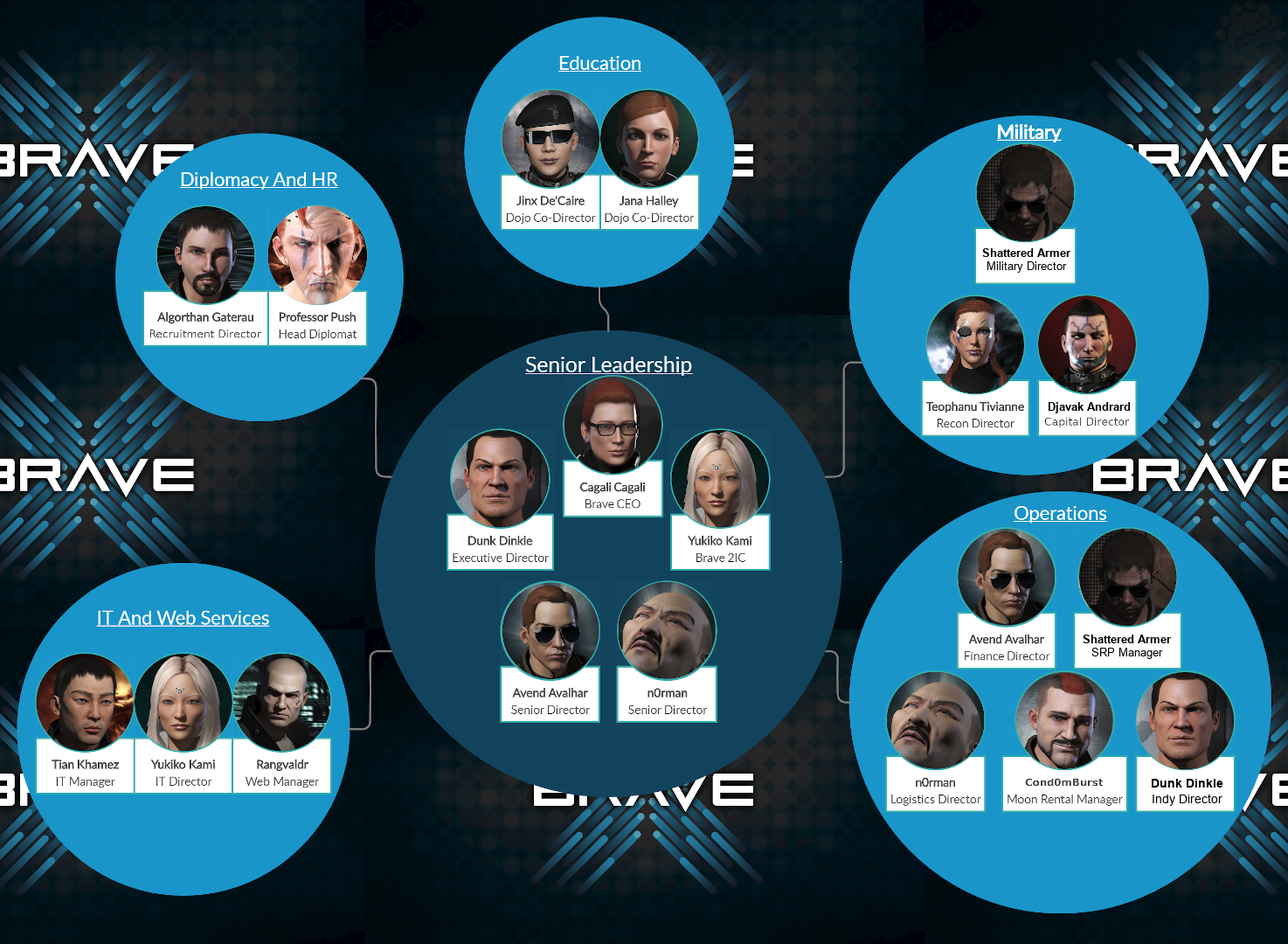
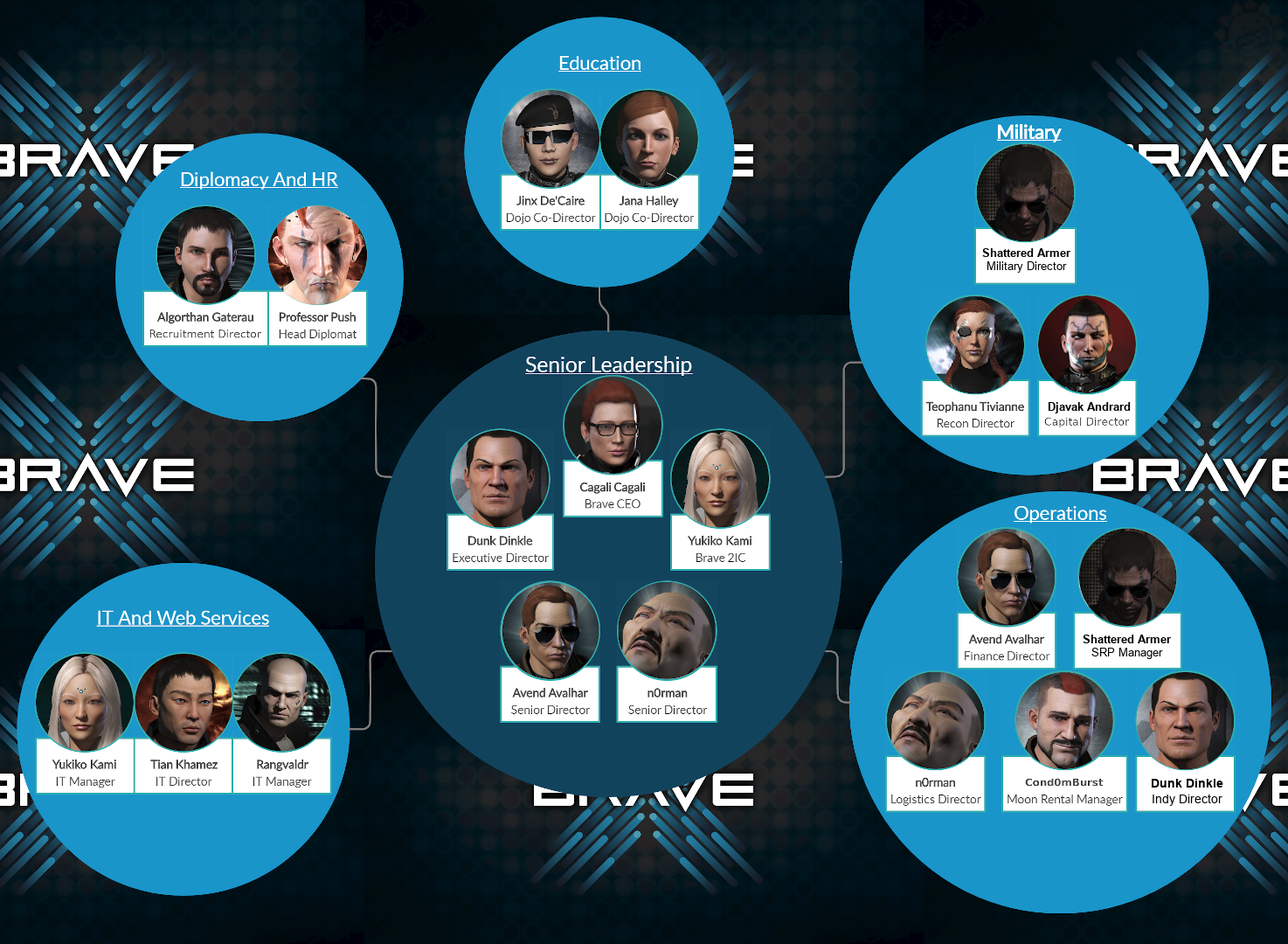
Comparing the layer stacks of the two 1288 x 944 images. Changes:
added layer "Yukiko image" above "Yukiko name" over 34, 652, 135, 753
added layer "Yukiko name" above "Tian image" over 51, 758, 119, 769
added layer "Tian image" above "Tian name" over 133, 652, 234, 753
added layer "Tian name" above "Rangvaldr title" over 150, 758, 218, 769
added layer "Rangvaldr title" above "Pasted Layer" over 244, 775, 320, 789
